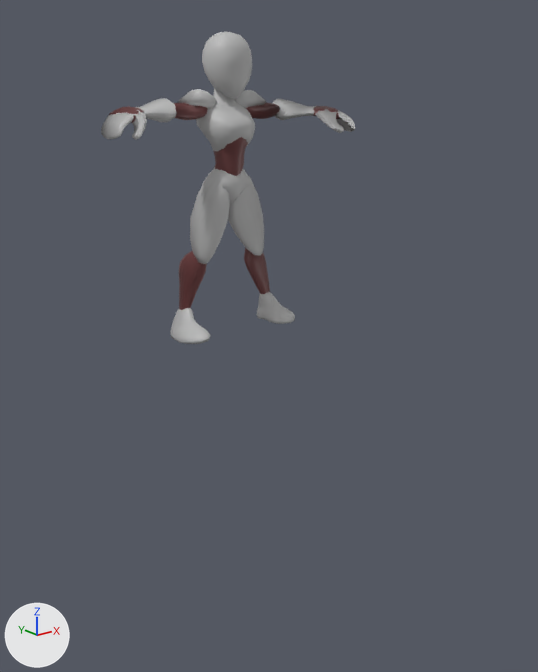
The FBX model Assets/Animation/CharacterAnimations/HorsemanPestilence_Animation_Idle.fbx as it was, and as the next commit left it.
Both versions are drawn from a camera (50 mm lens) standing at (-2.69, -3.78, 1.38) and looking at (-0.58, -1.14, 0.32). Lighting does not change. The marker at lower left points along +X, +Y and +Z. Where no turn or scale is listed for an object, it has been applied to the vertices.

The first picture shows 'base_mesh'.
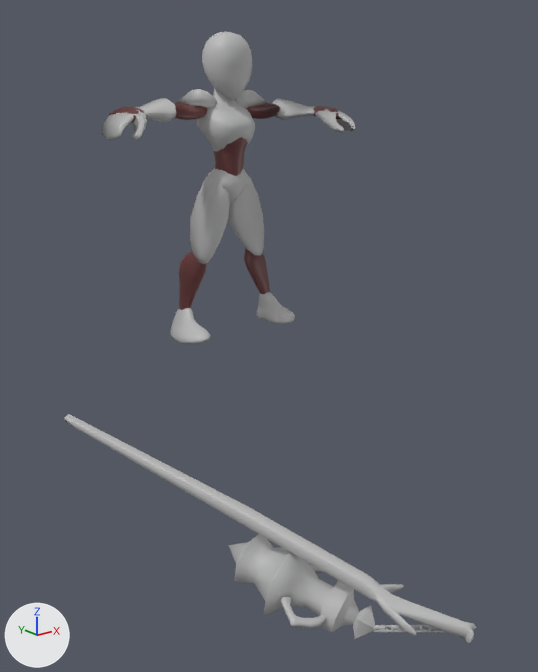
What differs and where, as boxes [x1, y1, x2, y2] in the pictures (538 x 672 px):
'Anim_Animation_RigWeapon_2__1_:Flail', added: after [64, 414, 476, 644]

The change, as a list of edits to the scene's bpy script:
```text
Add mat_anim_animation_rigweapon_2__1__lambert10:
    mat_anim_animation_rigweapon_2__1__lambert10 = principled_material('Anim_Animation_RigWeapon_2__1_:lambert10')
    mat_anim_animation_rigweapon_2__1__lambert10.base_color = (0.5, 0.5, 0.5)  # grey #bcbcbc
Add me_mesh_001:
    me_mesh_001.from_pydata(...)  # 510 vertices, 984 faces; spans x -0.79..-0.02, y -2.42..-0.79, z -1.79..-1.14
    me_mesh_001.materials.append(mat_anim_animation_rigweapon_2__1__lambert10)  # grey #bcbcbc
Add ob_anim_animation_rigweapon_2__1__flail:
    ob_anim_animation_rigweapon_2__1__flail = bpy.data.objects.new('Anim_Animation_RigWeapon_2__1_:Flail', me_mesh_001)
    ob_anim_animation_rigweapon_2__1__flail.location = (-0.755, -0.148, 1.252)
```
